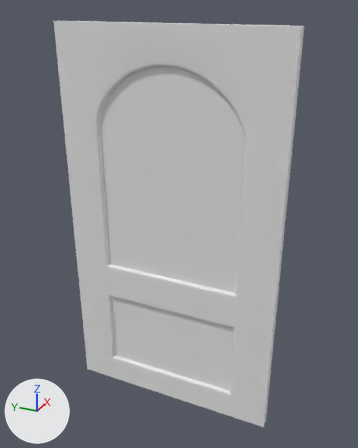
The FBX model Assets/Models/Environment/Wood door.FBX, before and after one commit.
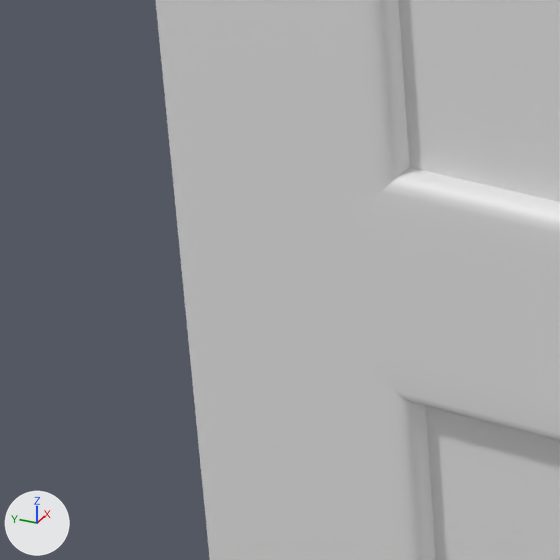
Each version appears first whole from a 50 mm camera at (-1.005, -0.478, 1.049) aimed at (0.024, -0.015, 0.534), and next in a close-up on the part from 15% to 36% of the width and 54% to 71% of the height. Arrows for +X, +Y and +Z are at lower left; the lights stay in place. Where no turn or scale is listed for an object, it has been applied to the vertices. Vertices at the same position are counted once.
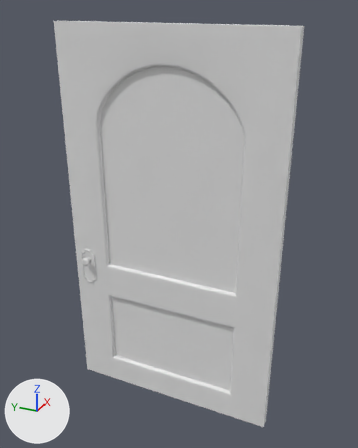
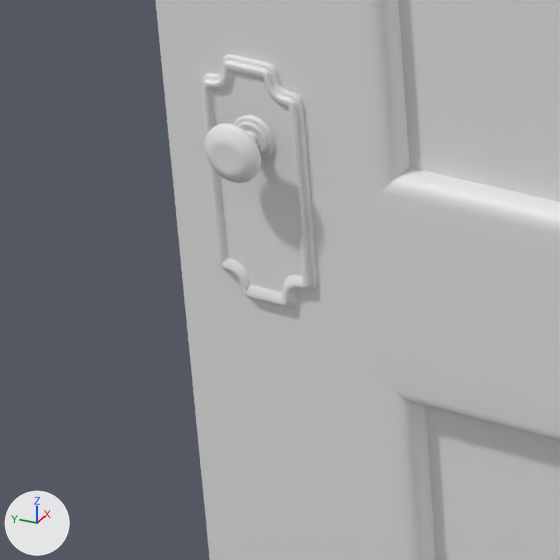
Commit message: Add door handle

What changed in the scene script:
```text
Change me_mesh:
    where me_mesh.from_pydata(...)  # 2874 vertices, 5692 faces; spans x 0.0..0.045, y 0.0..0.56, z 0.0..1.0
    used by ob_object004; location = (-0.0125, -0.28, 0.0)
    me_mesh part 1: the loose piece of 1140 vertices spanning x 0.025..0.029, y 0.498..0.542, z 0.323..0.427 is copied, and the copy is mirrored in x about its middle, then moved by (-0.029, 0.0, 0.0); it spans x -0.004..0.0, y 0.498..0.542, z 0.323..0.427
    me_mesh part 2: the loose piece of 402 vertices spanning x 0.027..0.037, y 0.511..0.529, z 0.386..0.404 is copied, and the copy is mirrored in x about its middle, then moved by (-0.039, 0.0, 0.0); it spans x -0.012..-0.002, y 0.511..0.529, z 0.386..0.404
    me_mesh part 3: the loose piece of 866 vertices spanning x 0.037..0.045, y 0.508..0.532, z 0.383..0.407 is copied, and the copy is mirrored in x about its middle, then moved by (-0.057, 0.0, 0.0); it spans x -0.02..-0.012, y 0.508..0.532, z 0.383..0.407
```

What differs and where, as boxes [x1, y1, x2, y2] in the close-ups (560 x 560 px):
part 1 of me_mesh, added: after [201, 54, 317, 308]
part 2 of me_mesh, added: after [234, 115, 274, 159]
part 3 of me_mesh, added: after [204, 123, 261, 183]
